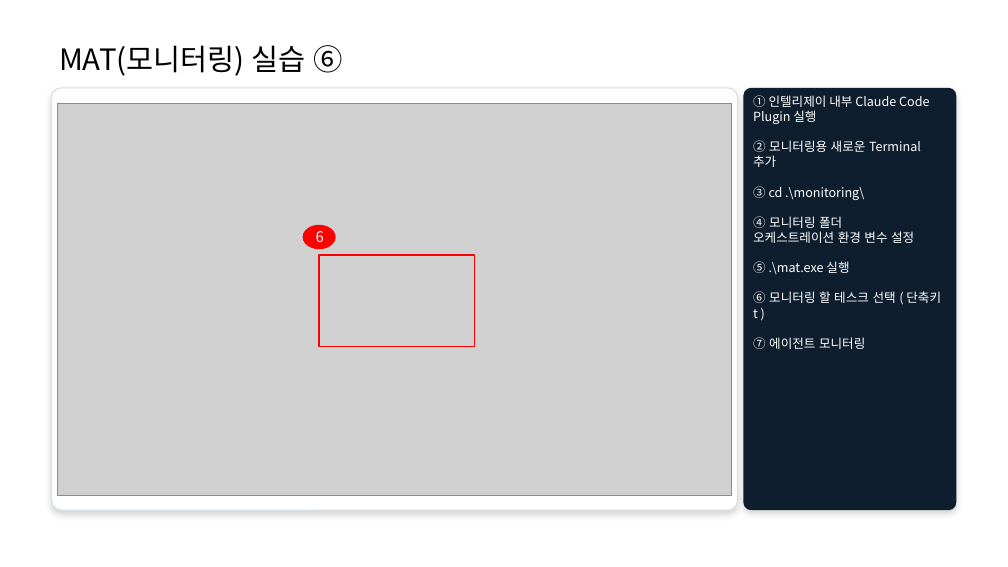
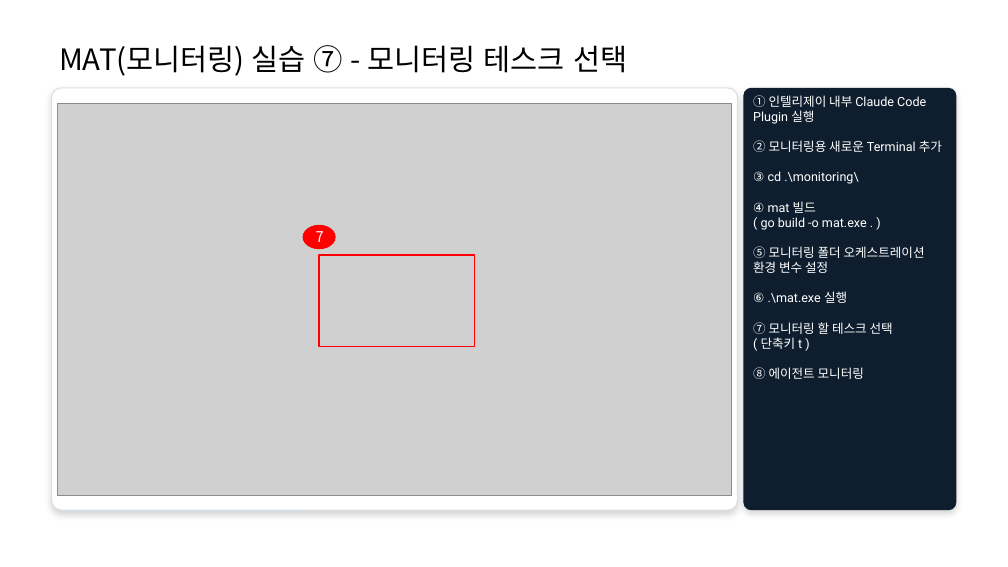
Before and after one commit to 313DEVGRP/Java-Service-Tree-Framework, a slide deck: slide 57 of Multi_Sub_Agent_USE_Manual_v1.0.pptx (slide 53 before the commit). Drawn at 1008x567 pixels with LibreOffice and Linux fonts; fonts in the diff are those of the drawing; grey boxes stand for pictures. Boxes give left, top, right and bottom in pixels: in the first picture for what was removed or moved away, otherwise in the second. Text is boxed around its words. In the diff, an @@ line names an element or a change of style, - is before the commit and + after.

```diff
--- a/Multi_Sub_Agent_USE_Manual_v1.0.pptx
+++ b/Multi_Sub_Agent_USE_Manual_v1.0.pptx
@@ text at <box>59,45,627,76</box>: text changed @@
-MAT(모니터링) 실습 ⑥
+MAT(모니터링) 실습 ⑦ - 모니터링 테스크 선택
@@ text in rounded rectangle at <box>753,95,942,184</box>: font Noto Sans CJK KR to Roboto in "① 인텔리제이 내부 Claude Code Plugin 실행", "② 모니터링용 새로운 Terminal 추가", "③ cd .\monitoring\" @@
@@ text in rounded rectangle at <box>753,201,925,379</box>: text changed; font Noto Sans CJK KR to Roboto @@
-④ 모니터링 폴더 오케스트레이션 환경 변수 설정
-⑤ .\mat.exe 실행
-⑥ 모니터링 할 테스크 선택 ( 단축키 t )
-⑦ 에이전트 모니터링
+④ mat 빌드
+( go build -o mat.exe . )
+⑤ 모니터링 폴더 오케스트레이션 환경 변수 설정
+⑥ .\mat.exe 실행
+⑦ 모니터링 할 테스크 선택
+( 단축키 t )
+⑧ 에이전트 모니터링
@@ text in ellipse at <box>316,231,324,242</box>: text changed @@
-6
+7
```
Also in this commit, not shown: 6 other slides changed, 4 slides added.
